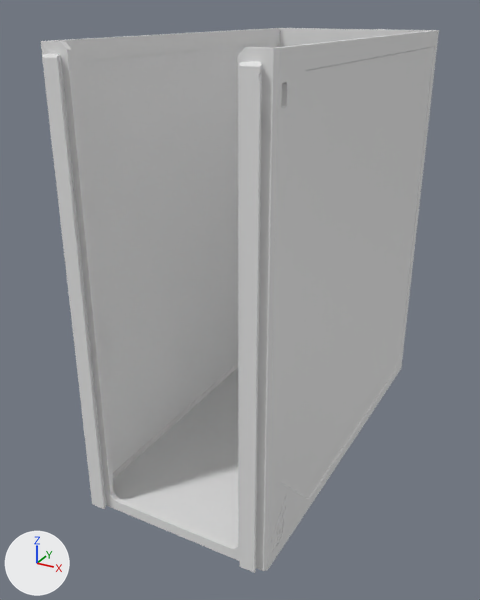
The glTF model parts/165/DecorDrawer_165-1W-3H.lib.glb: old version first, new version second.
One viewpoint serves both versions: a 50 mm lens placed at (110.0, -226.0, 171.0), pointed at (-8.0, -13.0, 64.0). The lights are fixed; the arrows at lower left show +X, +Y and +Z. The first picture is the older version. Where no turn or scale is listed for an object, it has been applied to the vertices. Vertices at exactly the same position are counted once.

The older version as bpy lines, for what is in view:
```python
me_decordrawer_165_1w_3h = bpy.data.meshes.new('DecorDrawer_165-1W-3H')
me_decordrawer_165_1w_3h.from_pydata(...)  # 525 vertices, 1054 faces; spans x -37.0..37.0, y -80.0..80.0, z -81.0..81.0
ob_decordrawer_165_1w_3h = bpy.data.objects.new('DecorDrawer_165-1W-3H', me_decordrawer_165_1w_3h)
ob_decordrawer_165_1w_3h.location = (0.0, 0.0, 81.0)
```
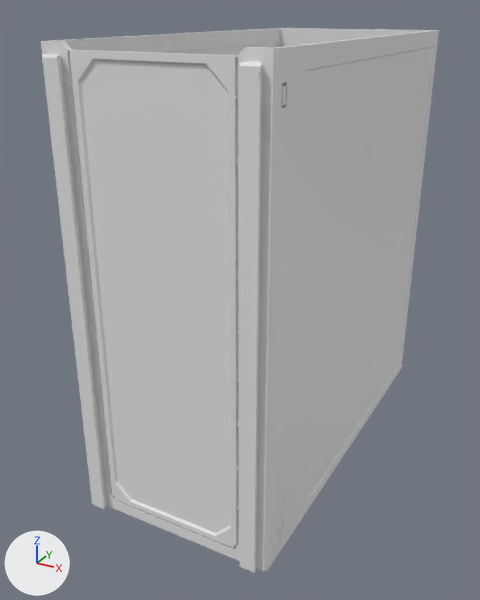
Patch to the scene script:
```diff
--- a/parts/165/DecorDrawer_165-1W-3H.lib.glb.py
+++ b/parts/165/DecorDrawer_165-1W-3H.lib.glb.py
@@ me_decordrawer_165_1w_3h @@
 # used by ob_decordrawer_165_1w_3h; location = (0.0, 0.0, 81.0)
-me_decordrawer_165_1w_3h.from_pydata(...)  # 525 vertices, 1054 faces; spans x -37.0..37.0, y -80.0..80.0, z -81.0..81.0
+me_decordrawer_165_1w_3h.from_pydata(...)  # 965 vertices, 1934 faces; spans x -37.0..37.0, y -80.0..80.0, z -81.0..81.0
+# me_decordrawer_165_1w_3h part 1: a new loose piece of 24 vertices spanning x 36.0..37.0, y -74.0..-71.0, z 68.0..72.0
+# me_decordrawer_165_1w_3h part 2: 20 vertices moved within x 37.0, y -70.0..-65.0, z -76.0..-73.0; 246 vertices added at x -27.0..37.0, y -77.0..-66.0, z -77.0..79.0
+# other edits to the shape of me_decordrawer_165_1w_3h do not show in these pictures
```

Pixel boxes (x1, y1, x2, y2) of what changed, in the pictures (480 x 600 px):
part 1 of me_decordrawer_165_1w_3h, added: after (281, 85, 287, 105)
part 2 of me_decordrawer_165_1w_3h, built on: before (273, 505, 305, 551); after (67, 50, 307, 568)
